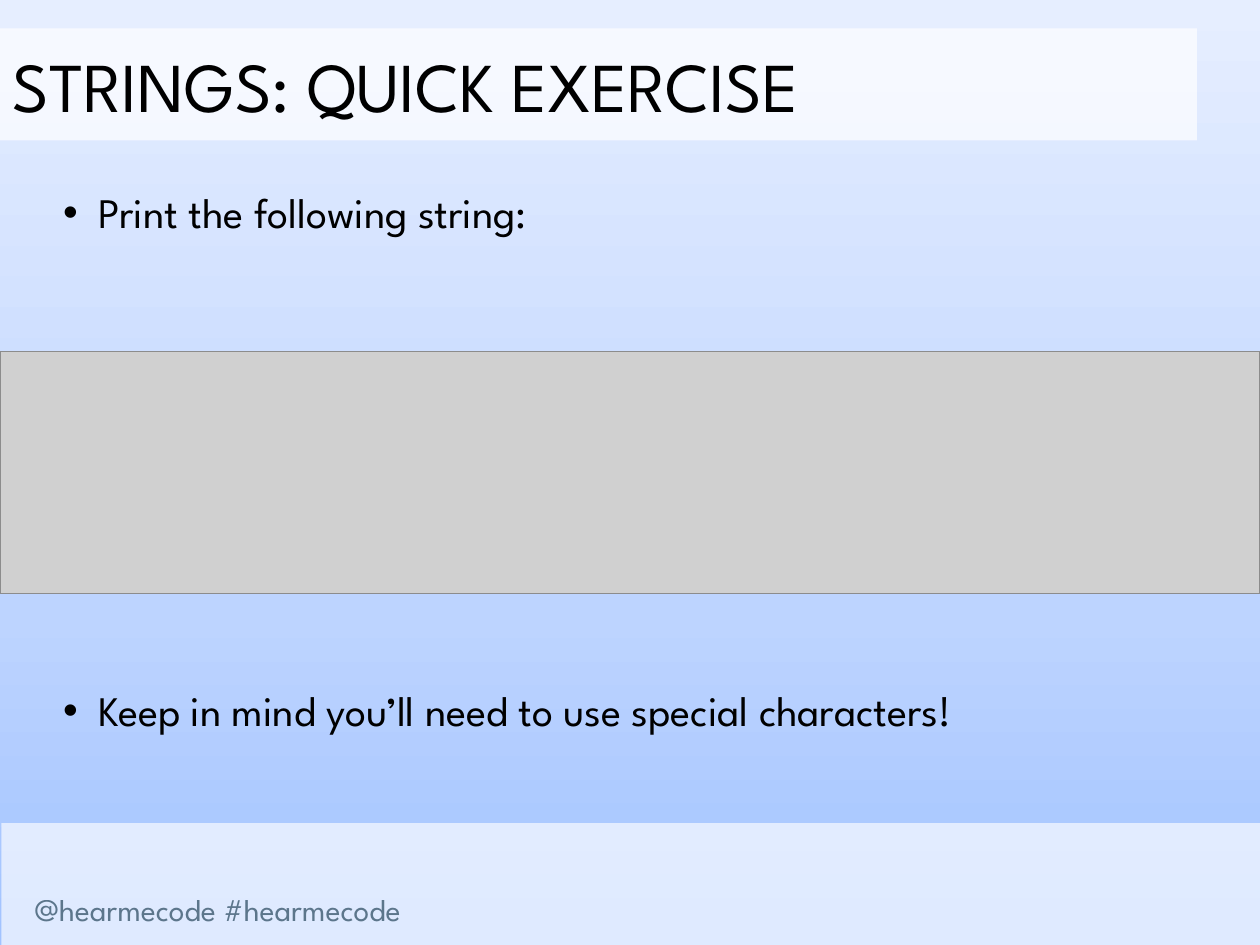
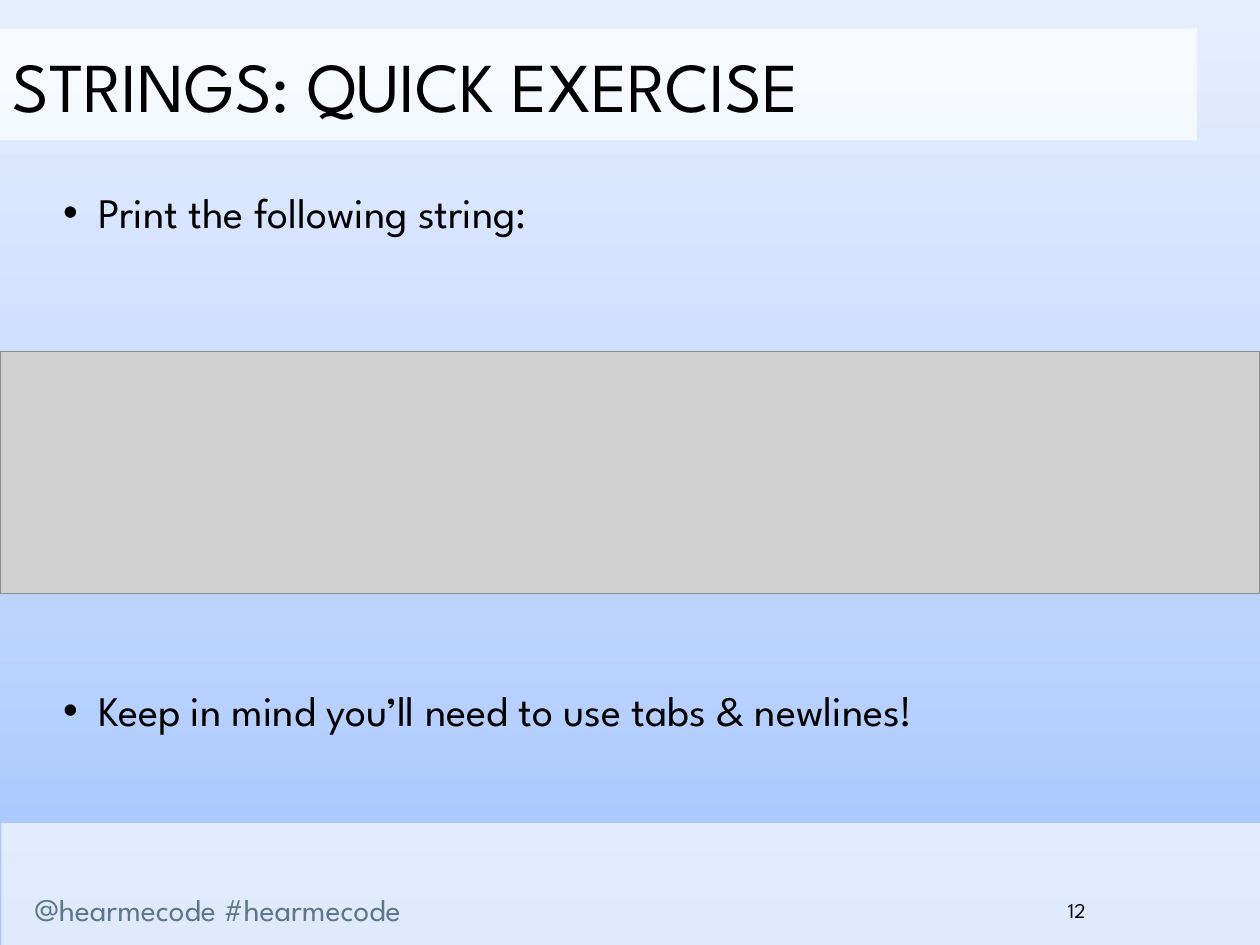
Before and after one commit to hearmecode/slides, a slide deck: slide 12 of Lesson 1/Hear Me Code - Strings and Conditionals.pptx. Drawn at 1260x945 pixels with LibreOffice and Linux fonts; fonts in the diff are those of the drawing; grey boxes stand for pictures; background and template pictures are left out. Boxes give left, top, right and bottom in pixels: in the first picture for what was removed or moved away, otherwise in the second. Text is boxed around its words. In the diff, an @@ line names an element or a change of style, - is before the commit and + after.

```diff
--- a/Lesson 1/Hear Me Code - Strings and Conditionals.pptx
+++ b/Lesson 1/Hear Me Code - Strings and Conditionals.pptx
@@ text at (x1=98, y1=697, x2=913, y2=735): text changed @@
-• Keep in mind you’ll need to use special characters!
+• Keep in mind you’ll need to use tabs & newlines!
@@ page number added at (x1=1068, y1=904, x2=1086, y2=918), 12 pt, text #000000 @@
+12
```
Also in this commit, not shown: 45 other slides changed, 6 slides added, 3 slides removed, 2 other files.
